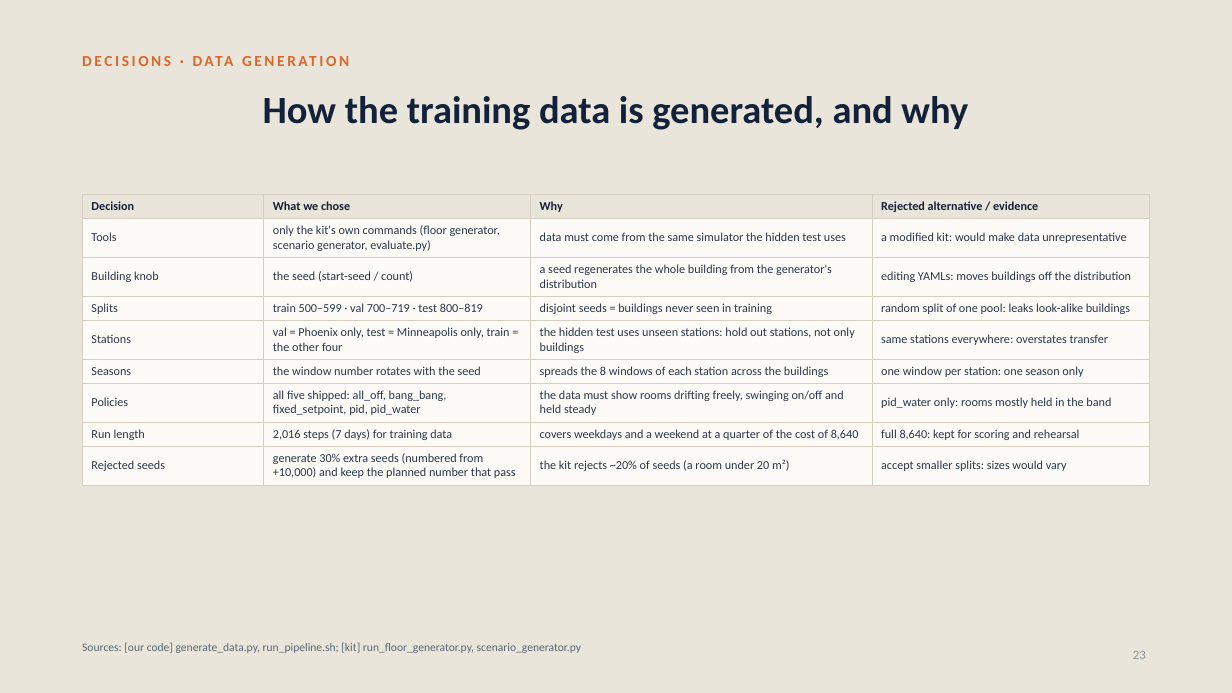
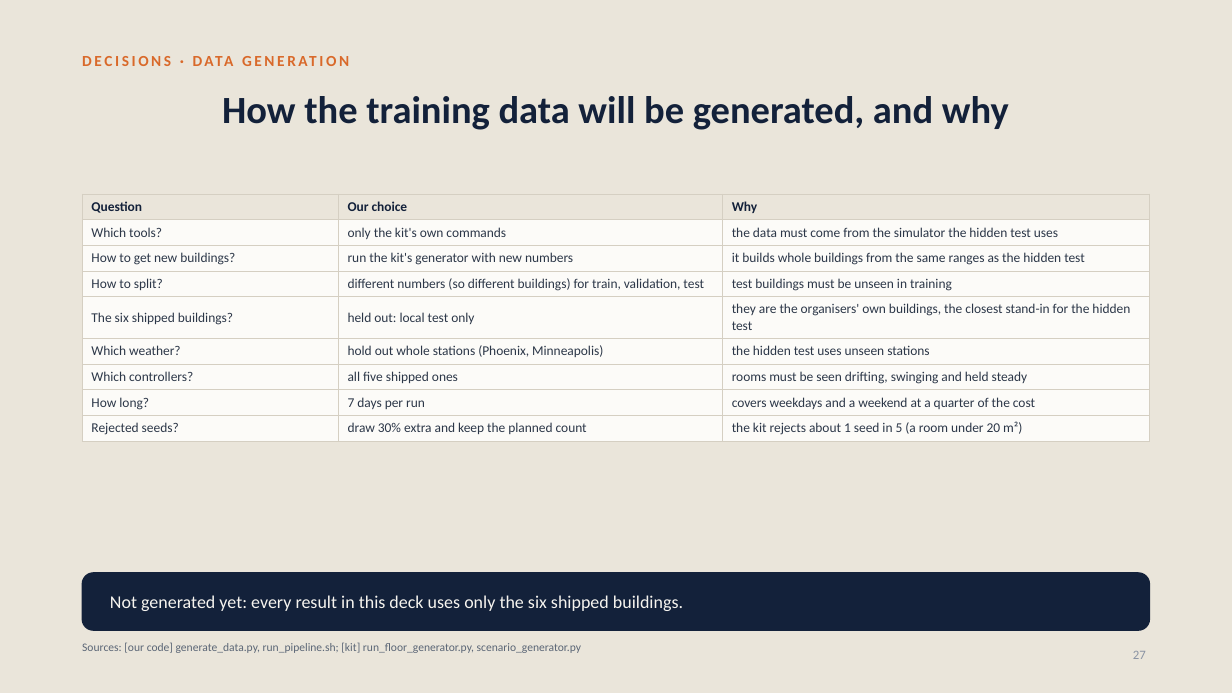
Before and after one commit to srivathsanb14/working-code, a slide deck: slide 27 of docs/One_Controller_for_Every_Building.pptx (slide 23 before the commit). Drawn at 1232x693 pixels with LibreOffice and Linux fonts; fonts in the diff are those of the drawing. Boxes give left, top, right and bottom in pixels: in the first picture for what was removed or moved away, otherwise in the second. Text is boxed around its words. In the diff, an @@ line names an element or a change of style, - is before the commit and + after.

```diff
--- a/docs/One_Controller_for_Every_Building.pptx
+++ b/docs/One_Controller_for_Every_Building.pptx
@@ title at [222,96,1009,130]: text changed @@
-How the training data is generated, and why
+How the training data will be generated, and why
@@ table at [82,194,1150,439] @@
-column 1: Decision | Tools | Building knob | Splits | Stations | Seasons | Policies | Run length | Rejected seeds
-column 2: What we chose | only the kit's own commands (floor generator, scenario generator, evaluate.py) | the seed (start-seed / count) | train 500–599 · val 700–719 · test 800–819 | val = Phoenix only, test = Minneapolis only, train = the other four | the window number rotates with the seed | all five shipped: all_off, bang_bang, fixed_setpoint, pid, pid_water | 2,016 steps (7 days) for training data | generate 30% extra seeds (numbered from +10,000) and keep the planned number that pass
-column 3: Why | data must come from the same simulator the hidden test uses | a seed regenerates the whole building from the generator's distribution | disjoint seeds = buildings never seen in training | the hidden test uses unseen stations: hold out stations, not only buildings | spreads the 8 windows of each station across the buildings | the data must show rooms drifting freely, swinging on/off and held steady | covers weekdays and a weekend at a quarter of the cost of 8,640 | the kit rejects ~20% of seeds (a room under 20 m²)
-column 4: Rejected alternative / evidence | a modified kit: would make data unrepresentative | editing YAMLs: moves buildings off the distribution | random split of one pool: leaks look-alike buildings | same stations everywhere: overstates transfer | one window per station: one season only | pid_water only: rooms mostly held in the band | full 8,640: kept for scoring and rehearsal | accept smaller splits: sizes would vary
+column 1: Question | Which tools? | How to get new buildings? | How to split? | The six shipped buildings? | Which weather? | Which controllers? | How long? | Rejected seeds?
+column 2: Our choice | only the kit's own commands | run the kit's generator with new numbers | different numbers (so different buildings) for train, validation, test | held out: local test only | hold out whole stations (Phoenix, Minneapolis) | all five shipped ones | 7 days per run | draw 30% extra and keep the planned count
+column 3: Why | the data must come from the simulator the hidden test uses | it builds whole buildings from the same ranges as the hidden test | test buildings must be unseen in training | they are the organisers' own buildings, the closest stand-in for the hidden test | the hidden test uses unseen stations | rooms must be seen drifting, swinging and held steady | covers weekdays and a weekend at a quarter of the cost | the kit rejects about 1 seed in 5 (a room under 20 m²)
@@ rounded rectangle added at [82,573,1150,630], fill #13213A, outline #13213A 1 pt @@
@@ text added at [110,595,683,611], 14 pt, text #F6F4EF @@
+Not generated yet: every result in this deck uses only the six shipped buildings.
@@ page number at [1133,651,1146,659]: text changed @@
-23
+27
```
Also in this commit, not shown: 72 other slides changed, 44 slides added, 13 slides removed, 40 other files.
